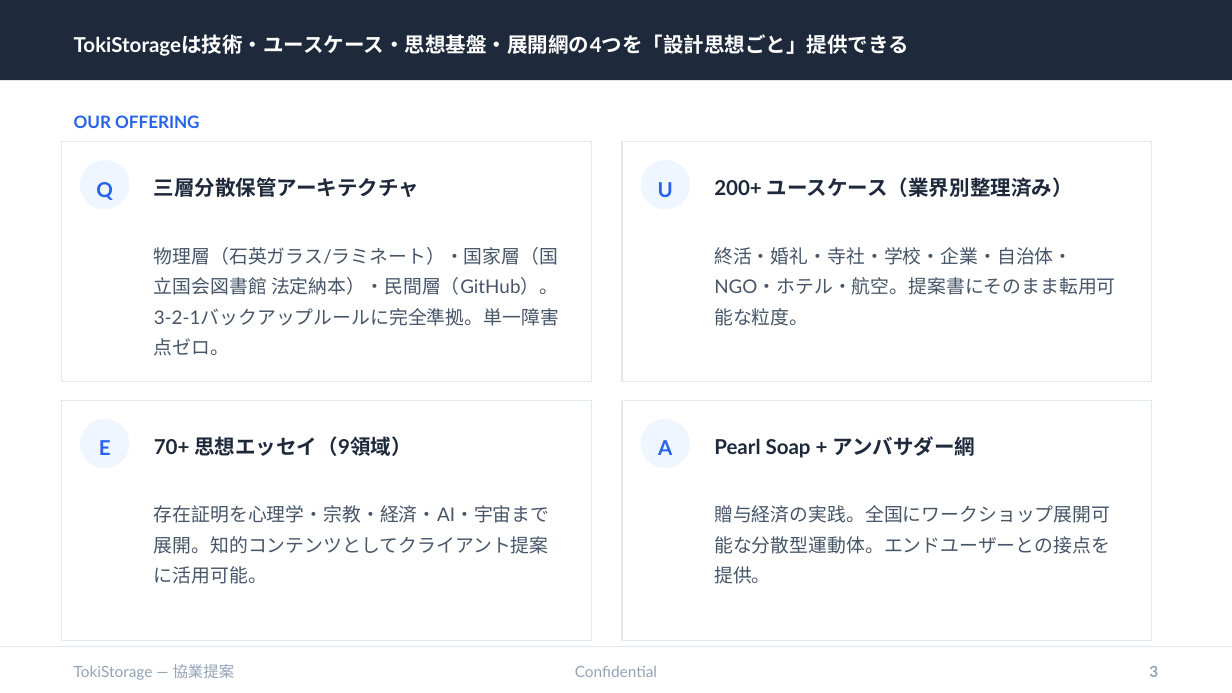
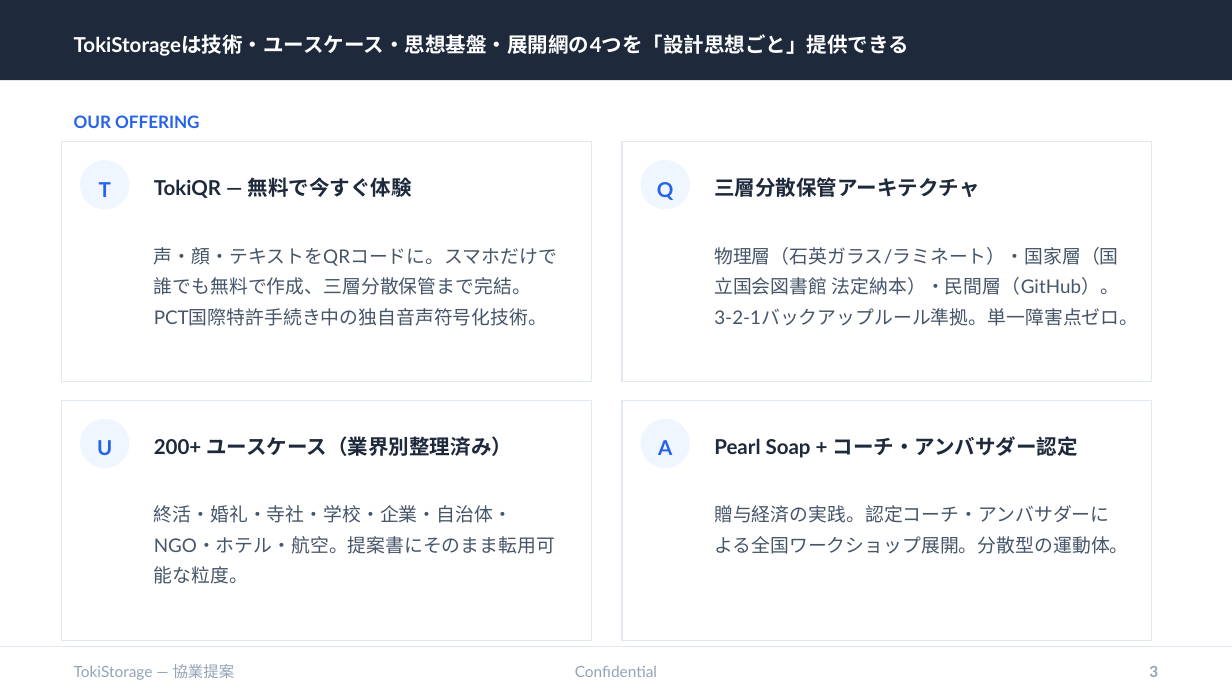
Before and after one commit to tokistorage/lp, a slide deck: slide 3 of tokistorage-partnership-deck.pptx. Drawn at 1232x693 pixels with LibreOffice and Linux fonts; fonts in the diff are those of the drawing. Boxes give left, top, right and bottom in pixels: in the first picture for what was removed or moved away, otherwise in the second. Text is boxed around its words. In the diff, an @@ line names an element or a change of style, - is before the commit and + after.

```diff
--- a/tokistorage-partnership-deck.pptx
+++ b/tokistorage-partnership-deck.pptx
@@ text at bbox=[154, 177, 412, 198]: text changed @@
-三層分散保管アーキテクチャ
+TokiQR — 無料で今すぐ体験
@@ text at bbox=[714, 177, 979, 197]: text changed @@
-200+ ユースケース（業界別整理済み）
+三層分散保管アーキテクチャ
@@ text at bbox=[99, 182, 111, 197]: text changed @@
-Q
+T
@@ text at bbox=[657, 182, 674, 200]: text changed @@
-U
+Q
@@ text at bbox=[154, 247, 557, 326]: text changed @@
-物理層（石英ガラス/ラミネート）・国家層（国立国会図書館 法定納本）・民間層（GitHub）。3-2-1バックアップルールに完全準拠。単一障害点ゼロ。
+声・顔・テキストをQRコードに。スマホだけで誰でも無料で作成、三層分散保管まで完結。PCT国際特許手続き中の独自音声符号化技術。
@@ text at bbox=[714, 247, 1138, 326]: text changed @@
-終活・婚礼・寺社・学校・企業・自治体・NGO・ホテル・航空。提案書にそのまま転用可能な粒度。
+物理層（石英ガラス/ラミネート）・国家層（国立国会図書館 法定納本）・民間層（GitHub）。3-2-1バックアップルール準拠。単一障害点ゼロ。
@@ text at bbox=[97, 440, 112, 455]: text changed @@
-E
+U
@@ text at bbox=[154, 436, 512, 456]: text changed @@
-70+ 思想エッセイ（9領域）
+200+ ユースケース（業界別整理済み）
@@ text at bbox=[714, 436, 1078, 458]: text changed @@
-Pearl Soap + アンバサダー網
+Pearl Soap + コーチ・アンバサダー認定
@@ text at bbox=[154, 505, 555, 584]: text changed @@
-存在証明を心理学・宗教・経済・AI・宇宙まで展開。知的コンテンツとしてクライアント提案に活用可能。
+終活・婚礼・寺社・学校・企業・自治体・NGO・ホテル・航空。提案書にそのまま転用可能な粒度。
@@ text at bbox=[714, 505, 1128, 554]: text changed @@
-贈与経済の実践。全国にワークショップ展開可能な分散型運動体。エンドユーザーとの接点を提供。
+贈与経済の実践。認定コーチ・アンバサダーによる全国ワークショップ展開。分散型の運動体。
```
Also in this commit, not shown: 2 other slides changed, 6 other files.
